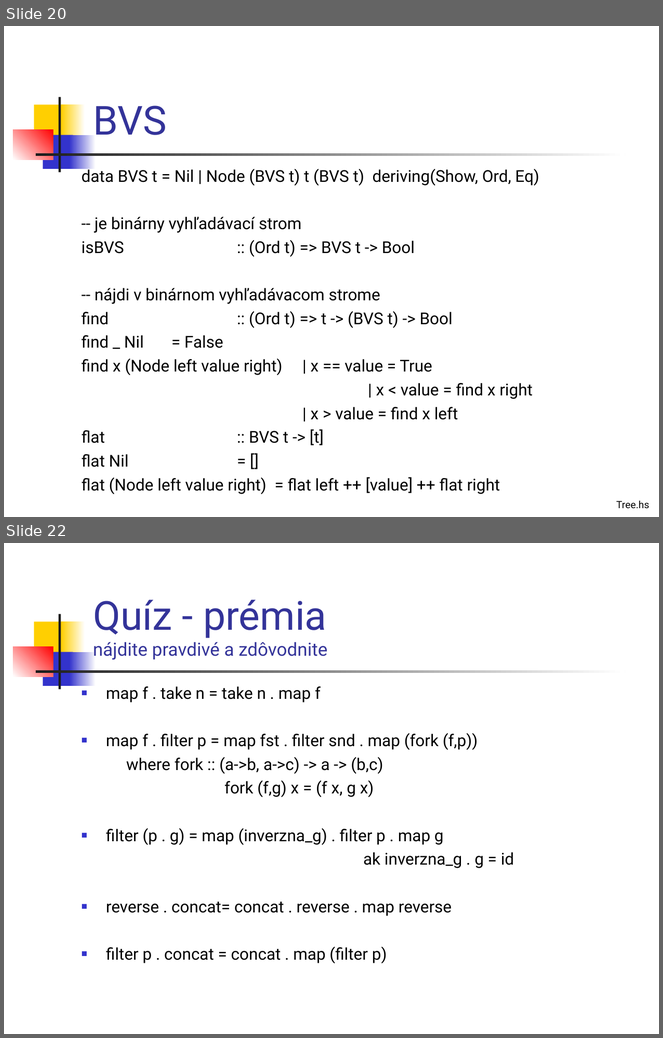
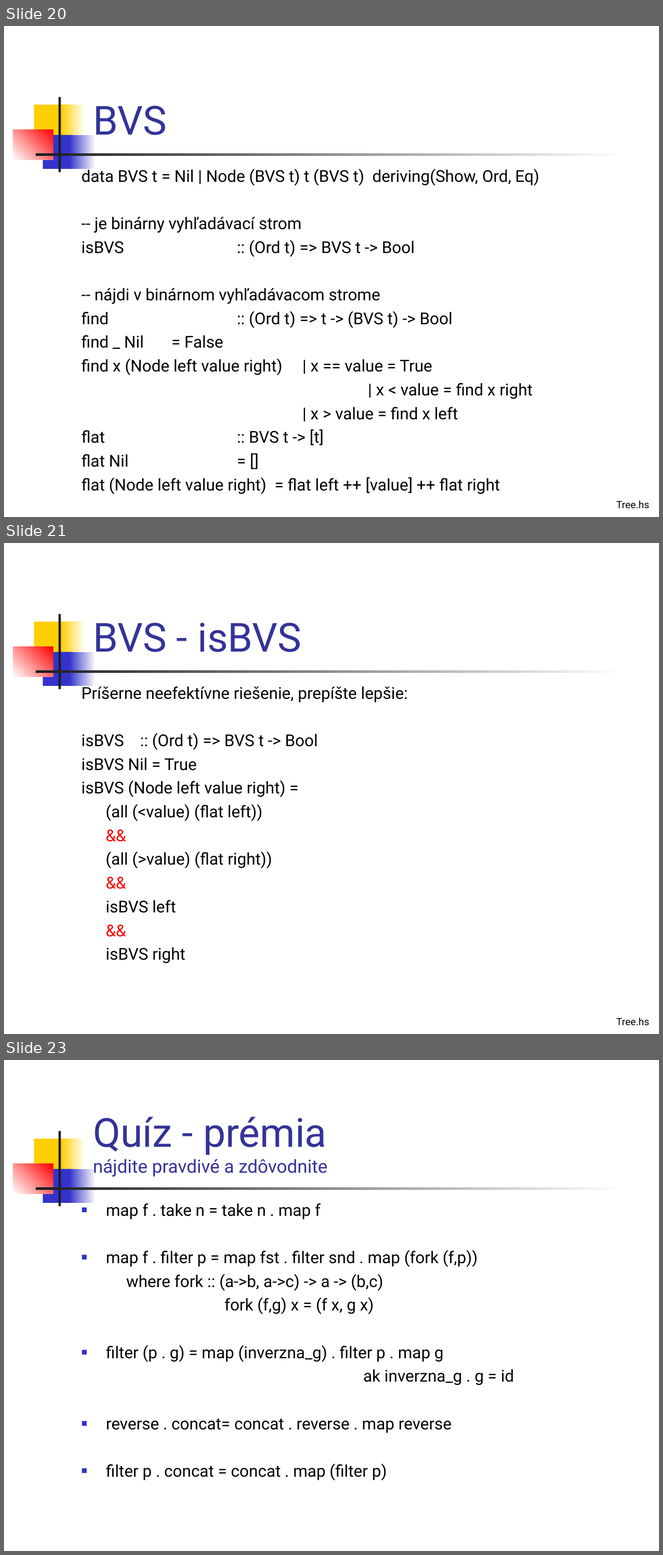
Before and after one commit to Funkcionalne/Prednasky, a slide deck: 02/02_fpro.ppt. Shown one above the other, each under a label of ours: slides 20 and 22 before the commit, slides 20, 21 and 23 after it; the slides between them are not shown. The pictures are 663x1038 and 663x1555 pixels, drawn with LibreOffice and Linux fonts; fonts in the diff are those of the drawing. Boxes give left, top, right and bottom in pixels: in the first picture for what was removed or moved away, otherwise in the second. Text is boxed around its words. In the diff, an @@ line names an element or a change of style, - is before the commit and + after.

```diff
--- a/02/02_fpro.ppt
+++ b/02/02_fpro.ppt
@@ slide 21 added at bbox=[4, 543, 659, 1034], background #FFFFFF; not listed: 7 template elements that a slide beside it also shows @@
@@ title added at bbox=[93, 623, 301, 652], 44 pt, text #333399 @@
+BVS - isBVS
@@ text added at bbox=[81, 684, 408, 964], 18 pt, text #000000 @@
+Príšerne neefektívne riešenie, prepíšte lepšie:
+isBVS :: (Ord t) => BVS t -> Bool
+isBVS Nil = True
+isBVS (Node left value right) =
+(all (<value) (flat left))
+&&
+(all (>value) (flat right))
+&&
+isBVS left
+&&
+isBVS right
@@ text added at bbox=[617, 1018, 649, 1026], 11 pt, text #000000 @@
+Tree.hs
@@ what was slide 22 is now slide 23 @@
```
Also in this commit, not shown: 1 slide changed, 6 other files.
